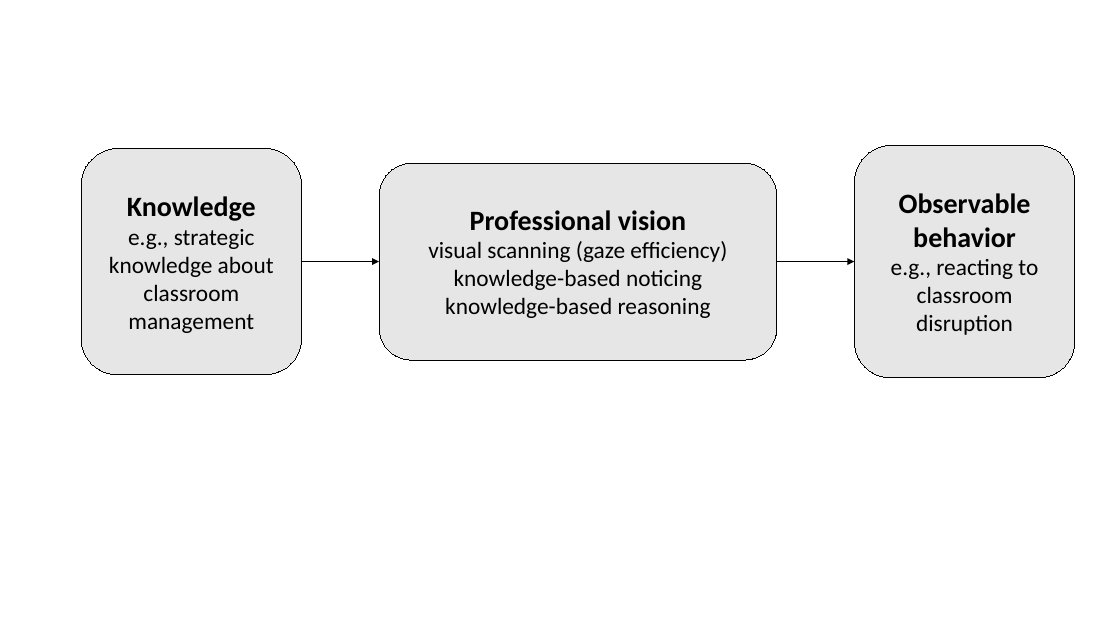
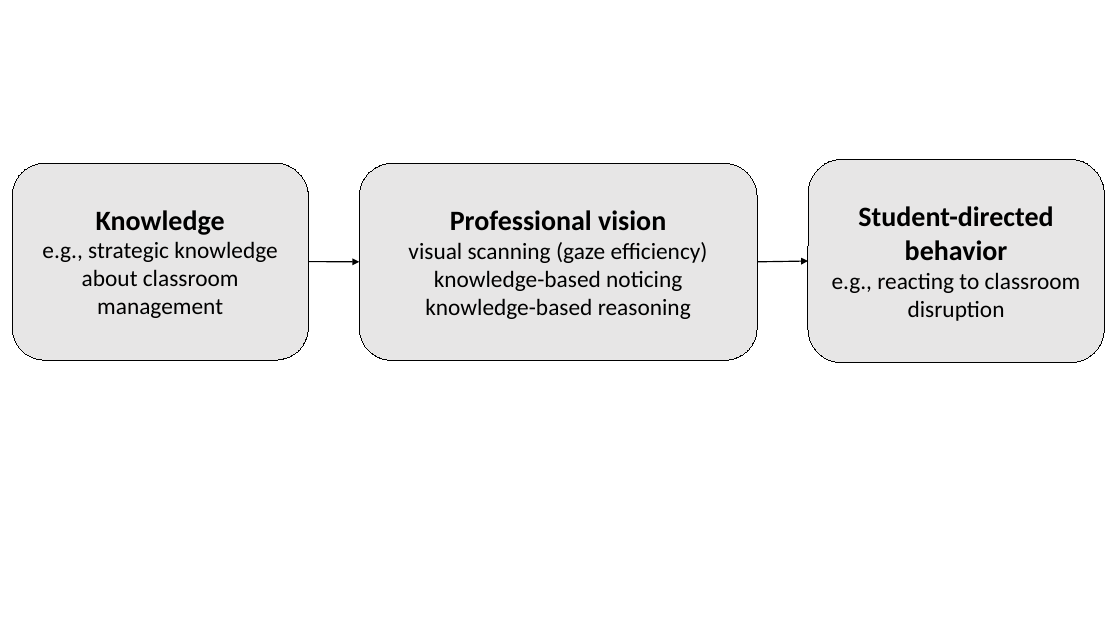
Before and after one commit to MandyKlatt/Mandy-PhD, a slide deck: slide 1 of 02_paper/02_study/02_expertise_paper/pictures/Professional_Competence_Model.pptx. Drawn at 1120x630 pixels with LibreOffice and Linux fonts; fonts in the diff are those of the drawing. Boxes give left, top, right and bottom in pixels: in the first picture for what was removed or moved away, otherwise in the second. Text is boxed around its words. In the diff, an @@ line names an element or a change of style, - is before the commit and + after.

```diff
--- a/02_paper/02_study/02_expertise_paper/pictures/Professional_Competence_Model.pptx
+++ b/02_paper/02_study/02_expertise_paper/pictures/Professional_Competence_Model.pptx
@@ rounded rectangle "Knowledge": place and size @@
-rounded rectangle "Knowledge" at bbox=[82, 149, 302, 375]
+rounded rectangle "Knowledge" at bbox=[12, 163, 308, 360]
@@ rounded rectangle "Professional vision": place and size @@
-rounded rectangle "Professional vision" at bbox=[379, 163, 777, 360]
+rounded rectangle "Professional vision" at bbox=[360, 163, 758, 360]
@@ rounded rectangle "Student-directed behavior": place and size @@
-rounded rectangle "Student-directed behavior" at bbox=[854, 145, 1075, 378]
+rounded rectangle "Student-directed behavior" at bbox=[808, 160, 1105, 363]
@@ text in rounded rectangle at bbox=[858, 206, 1053, 261]: text changed @@
-Observable behavior
+Student-directed behavior
@@ arrow moved from (302, 261) - (379, 261) to (308, 261) - (360, 262) @@
@@ arrow moved from (777, 261) - (854, 261) to (757, 262) - (808, 261) @@
```
Also in this commit, not shown: 2 other files.
